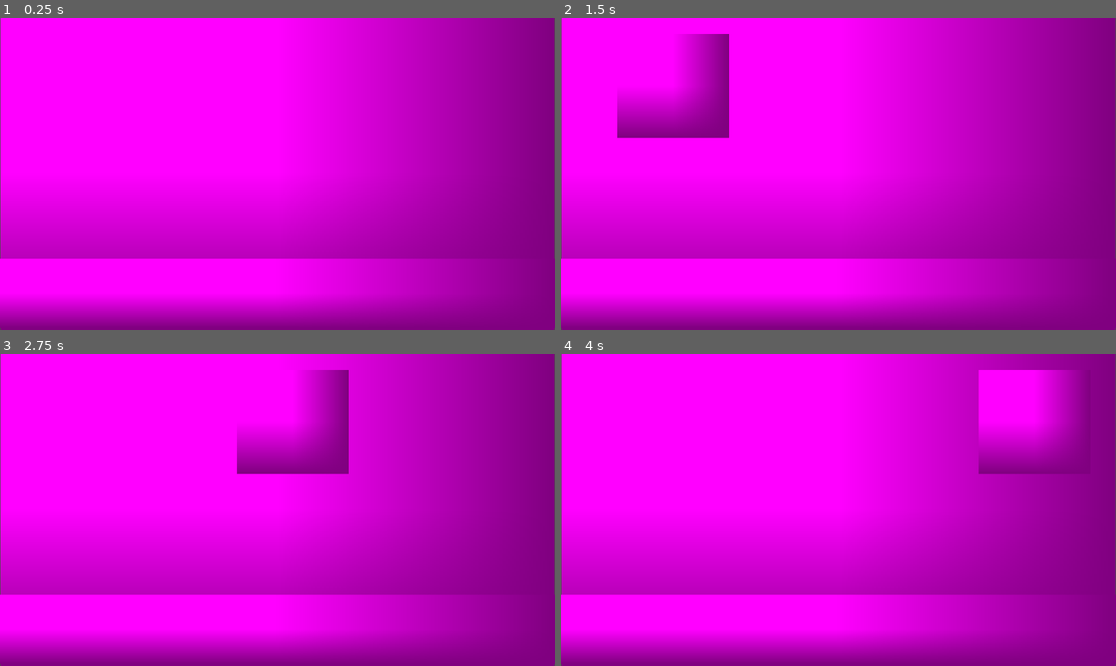
Above: before the commit, frames 1-4 (two rows, left to right).
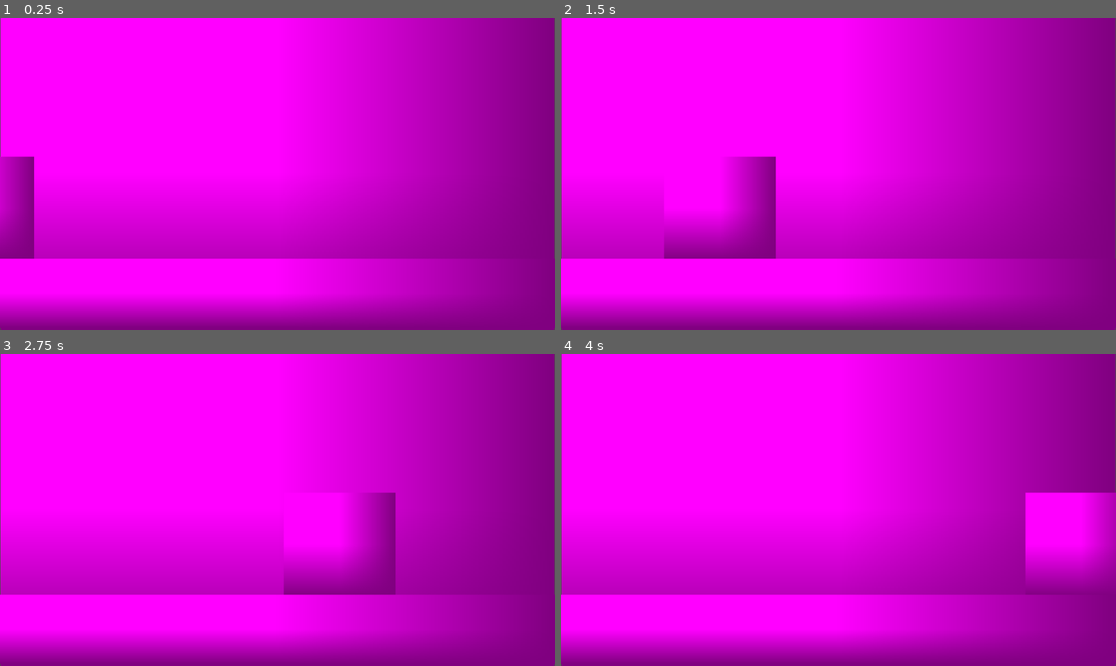
Above: after the commit, the same moments.

Repository: Taydaywash/Industrial-Haste
Game: Godot game, scene res://game_screen.tscn
Same seed, same stepped clock (60 frames per second), same inputs: the game is played once before the commit and once after it.
Inputs:
- Up to frame 1 (0.25 s): no input
- Up to frame 2 (1.5 s): no input
- Up to frame 3 (2.75 s): no input
- Up to frame 4 (4 s): no input

The runs differ from the first frame. In frame 1, 2.0% of the frame differs, in the area x 0-7%, y 44-78%; in frame 2, 7.8%; in frame 3, 7.5%; in frame 4, 8.8%, in the area x 75-100%, y 5-78%.

Commit message:
Removed Testing Additions

Diff:
--- a/game_screen.tscn
+++ b/game_screen.tscn
@@ -17,26 +17,18 @@
 scale = Vector2(1150, 656)
 texture = SubResource("PlaceholderTexture2D_cwsi1")
 
-[node name="Node2D" type="Node2D" parent="background"]
-
 [node name="Box" type="Sprite2D" parent="."]
-position = Vector2(-793.00006, -183)
+position = Vector2(-696.00006, 72)
 scale = Vector2(231.5625, 215.69014)
 texture = SubResource("PlaceholderTexture2D_xwjjp")
 script = ExtResource("1_t5odh")
 
-[node name="testNode" type="Node2D" parent="Box"]
-
 [node name="BoxSpawner" type="Node2D" parent="."]
 position = Vector2(-696.00006, 72)
 scale = Vector2(1156.5, 144)
-
-[node name="Node2D" type="Node2D" parent="BoxSpawner"]
 
 [node name="ConveyorBeltSprite" type="Sprite2D" parent="."]
 z_index = 2
 position = Vector2(-4, 247.99998)
 scale = Vector2(1160.0001, 144)
 texture = SubResource("PlaceholderTexture2D_t5odh")
-
-[node name="Node" type="Node" parent="."]
